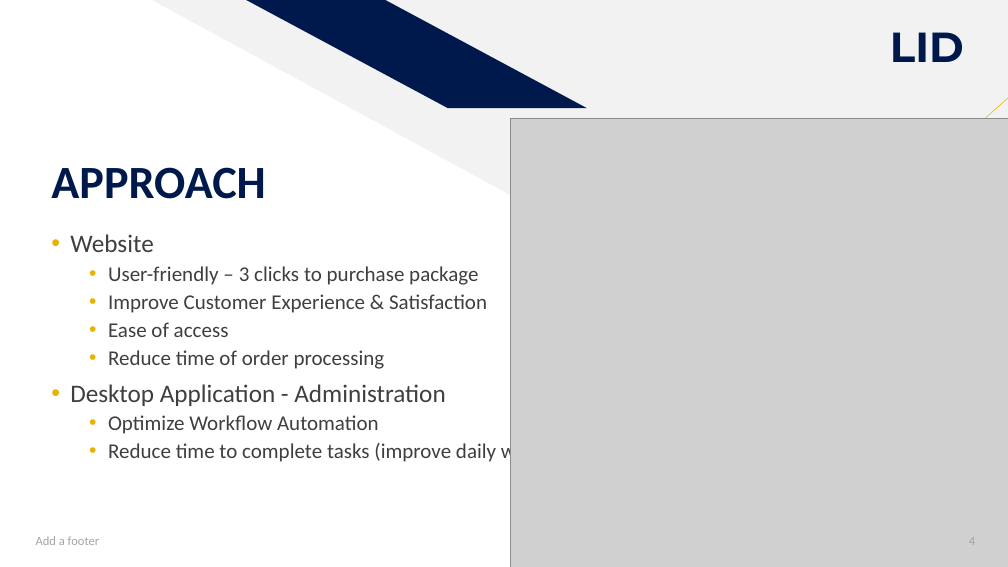
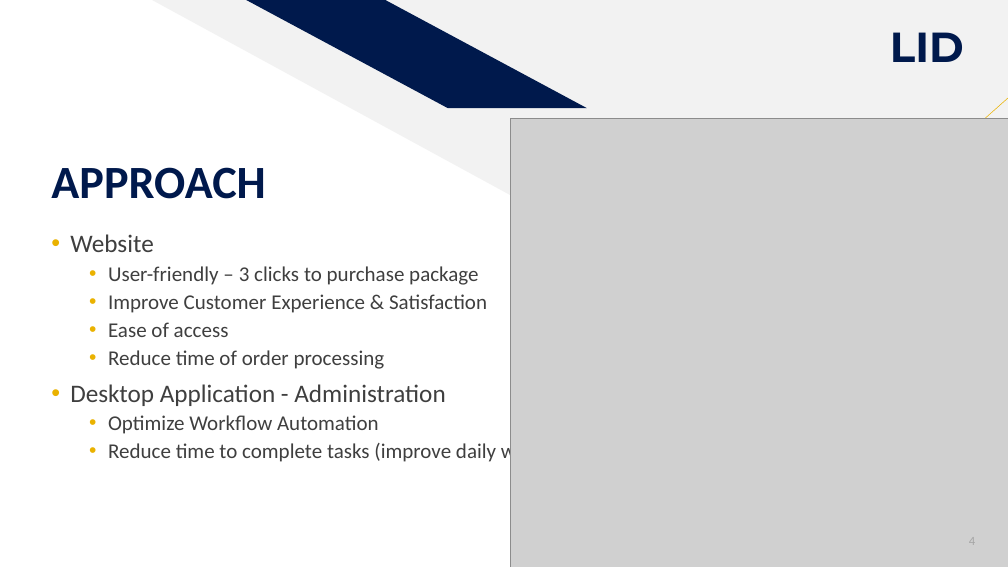
Before and after one commit to louiseanacosta/FIXED.Workshop4, a slide deck: slide 4 of TEAMLID_Presentation.pptx. Drawn at 1008x567 pixels with LibreOffice and Linux fonts; fonts in the diff are those of the drawing; grey boxes stand for pictures. Boxes give left, top, right and bottom in pixels: in the first picture for what was removed or moved away, otherwise in the second. Text is boxed around its words. In the diff, an @@ line names an element or a change of style, - is before the commit and + after.

```diff
--- a/TEAMLID_Presentation.pptx
+++ b/TEAMLID_Presentation.pptx
@@ text removed at (36, 536, 100, 545) @@
-Add a footer
```
Also in this commit, not shown: 4 other slides changed, 1 other file.
